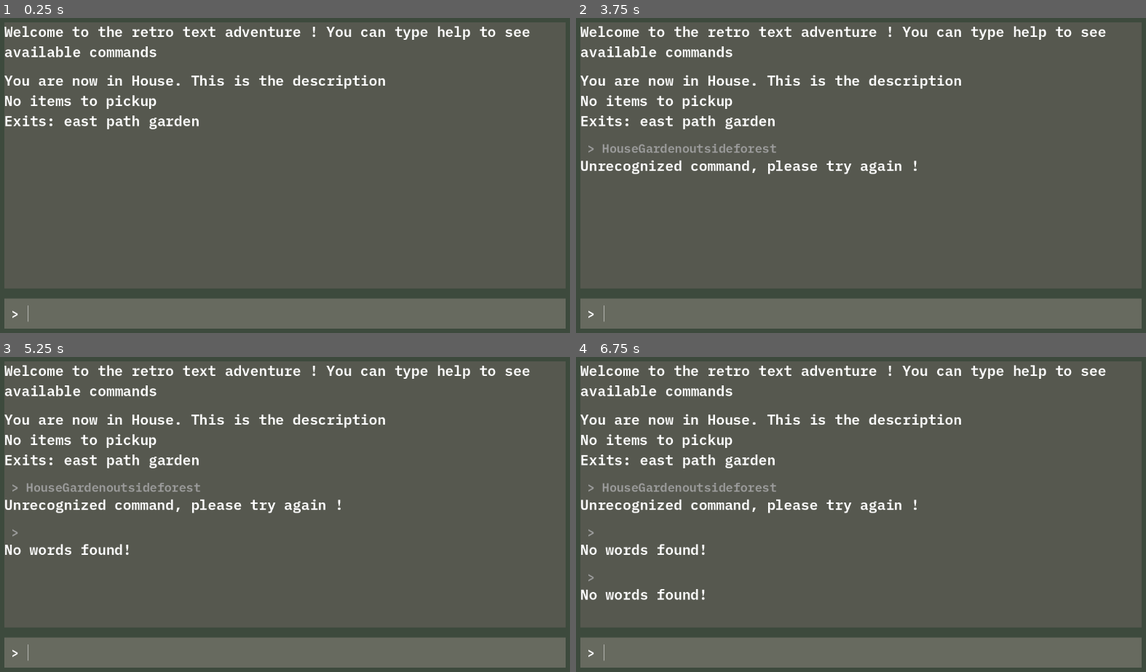
Above: before the commit, frames 1-4 (two rows, left to right).
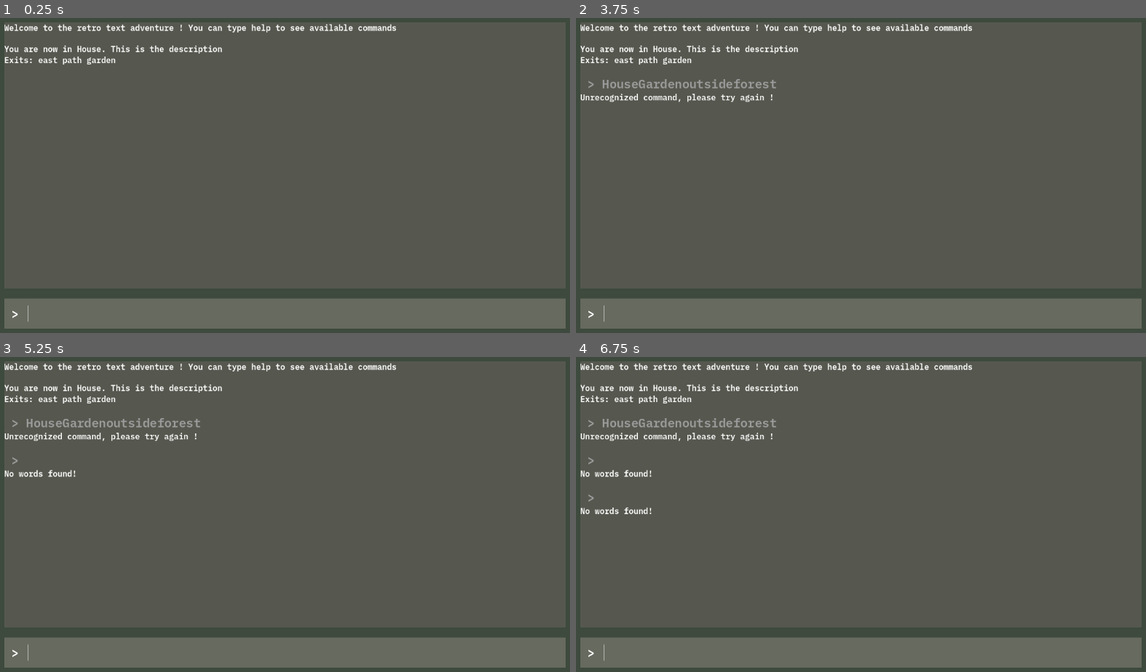
Above: after the commit, the same moments.

Repository: ginocarlo01/Kujira-Museum
Game: Godot game, scene res://scenes/game.tscn
The game is run twice, just before and just after one commit, with the same random seed, the same clock (stepped at 60 frames per second) and the same inputs.
Inputs (mouse positions are in pixels of both pictures, inside the frame that each line leads up to):
- Up to frame 1 (0.25 s): no input
- Up to frame 2 (3.75 s): click (872, 314) at 0.52 s; type "House" at 0.6 s; type "Garden" at 1.25 s; type "outside" at 2 s; type "forest" at 2.75 s; tap Enter at 3.5 s
- Up to frame 3 (5.25 s): tap Space at 4.25 s; tap Enter at 5 s
- Up to frame 4 (6.75 s): tap Space at 5.75 s; tap Enter at 6.5 s

The runs differ from the first frame. In frame 1, 4.0% of the frame differs, in the area x 0-93%, y 1-36%; in frame 2, 5.6%; in frame 3, 6.1%; in frame 4, 6.5%, in the area x 0-93%, y 1-78%.

Commit message:
NPCs

Diff:
--- /dev/null
+++ b/Items/guard_sword.tres
@@ -0,0 +1,9 @@
+[gd_resource type="Resource" script_class="Item" load_steps=2 format=3 uid="uid://chetv7dkon64e"]
+
+[ext_resource type="Script" path="res://scripts/Item.gd" id="1_dhlrw"]
+
+[resource]
+script = ExtResource("1_dhlrw")
+item_name = "sword"
+item_type = 1
+use_value_description = "Use value description"
--- a/Items/key.tres
+++ b/Items/key.tres
@@ -4,5 +4,6 @@
 
 [resource]
 script = ExtResource("1_kkv0g")
-item_name = "Green Key"
+item_name = "Green_Key"
 item_type = 0
+use_value_description = "Use value description"
--- /dev/null
+++ b/NPCs/Guard.tres
@@ -0,0 +1,13 @@
+[gd_resource type="Resource" script_class="NPC" load_steps=4 format=3 uid="uid://b58vd8f4uag46"]
+
+[ext_resource type="Resource" uid="uid://chetv7dkon64e" path="res://Items/guard_sword.tres" id="1_m28ns"]
+[ext_resource type="Script" path="res://scripts/NPC.gd" id="1_yxsw7"]
+[ext_resource type="Resource" uid="uid://ceut34p8usg2" path="res://Items/key.tres" id="2_bw5eb"]
+
+[resource]
+script = ExtResource("1_yxsw7")
+npc_name = "Guard"
+initial_dialog = "Give me a sword and I will unlock the exit"
+post_quest_dialog = "Thanks ! Now you can pass through"
+quest_item = ExtResource("1_m28ns")
+reward_item = ExtResource("2_bw5eb")
--- /dev/null
+++ b/NPCs/Innkeeper.tres
@@ -0,0 +1,9 @@
+[gd_resource type="Resource" script_class="NPC" load_steps=2 format=3 uid="uid://dt8nop6f56tnw"]
+
+[ext_resource type="Script" path="res://scripts/NPC.gd" id="1_30ugc"]
+
+[resource]
+script = ExtResource("1_30ugc")
+npc_name = "Innkeeper"
+initial_dialog = "Hi traveler, if you want to get a key, give me my sword"
+post_quest_dialog = ""
--- a/room.gd
+++ b/room.gd
@@ -7,6 +7,7 @@
 @export_multiline var room_description := "This is the description" : set = set_room_description
 
 var exits : Dictionary = {}
+var npcs : Array = []
 var items : Array = []
 
 func set_room_name(new_name : String):
@@ -23,23 +24,37 @@
 func remove_item(item: Item):
 	items.erase(item)
 
+func add_npc(npc: NPC):
+	npcs.append(npc)
+
+func remove_npc(npc: NPC):
+	npcs.erase(npc)
+
 func get_full_description() -> String:
-	var descriptions = PackedStringArray([
-		get_room_description(),
-		get_items(),
-		get_exits()
-	])
+	var full_description = PackedStringArray([get_room_description()])
+	# NPCs :
+	var npcs_description = get_npcs_description()
+	if npcs_description != "":
+		full_description.append(npcs_description)
+	# Items :
+	var items_description = get_items_description()
+	if items_description != "":
+		full_description.append(items_description)
+	# Items :
+	var exits_description = get_exits_description()
+	if exits_description != "":
+		full_description.append(exits_description)
 
-	var full_description = "\n".join(descriptions)
+	var full_description_string = "\n".join(full_description)
 
-	return full_description
+	return full_description_string
 
 func get_room_description() -> String:
 	return "You are now in " + room_name + ". " + room_description
 
-func get_items() -> String:
+func get_items_description() -> String:
 	if items.size() == 0:
-		return "No items to pickup"
+		return ""
 
 	var all_items = ""
 
@@ -50,7 +65,23 @@
 
 	return "Items: " + all_items
 
-func get_exits() -> String:
+func get_npcs_description() -> String:
+	if npcs.size() == 0:
+		return ""
+
+	var all_npcs = ""
+
+	for i in npcs:
+		if all_npcs != "":
+			all_npcs += ", "
+		all_npcs += i.npc_name
+
+	return "NPCs: " + all_npcs
+
+func get_exits_description() -> String:
+	if exits.keys().size() == 0:
+		return ""
+
 	return "Exits: " + " ".join(PackedStringArray(exits.keys()))
 
 func lock_exit(direction : String, room):
--- a/room_manager.gd
+++ b/room_manager.gd
@@ -2,9 +2,20 @@
 
 func _ready() -> void:
 	# KEYS :
-	var key = Item.new()
-	key.initialize("Blue_Key", Types.ItemTypes.KEY)
-	key.use_value = $OutsideRoom
+	#var key = Item.new()
+	#key.initialize("Blue_Key", Types.ItemTypes.KEY)
+	var key = load_item("key")
+	key.set_use_value($OutsideRoom, "You can use it to go outside")
+
+	var guard_sword = load_item("guard_sword")
+	guard_sword.set_use_value($OutsideRoom, "You can use it to go outside")
+
+	# NPCs:
+	var innkeeper = load_npc("Innkeeper")
+	var guard = load_npc("Guard")
+
+	# Garden :
+	$Garden.add_item(guard_sword)
 
 	# HOUSE :
 	$House.connect_exit("east", $OutsideRoom)
@@ -12,11 +23,22 @@
 	$House.connect_exit("garden", $Garden,"gate")
 
 	# OUTSIDE:
-	$OutsideRoom.add_item(key)
+	#$OutsideRoom.add_item(key)
+	$OutsideRoom.add_npc(guard)
 	$OutsideRoom.connect_exit("north", $ShedRoom)
 	$OutsideRoom.lock_exit("north", $OutsideRoom)
 	$OutsideRoom.connect_exit("east", $Forest)
 
 	# FOREST:
 	$Forest.connect_exit("south", $EndPath)
+	$Forest.lock_exit("south", $Forest)
 	$Forest.connect_exit("inside", $SmallHouse)
+
+	# SMALL HOUSE:
+	$SmallHouse.add_npc(innkeeper)
+
+func load_item(item_name : String):
+	return load("res://Items/" + item_name + ".tres")
+
+func load_npc(npc_name : String):
+	return load("res://NPCs/" + npc_name + ".tres")
--- a/scenes/command_processor.gd
+++ b/scenes/command_processor.gd
@@ -32,6 +32,10 @@
 			return drop(second_word)
 		"use":
 			return use(second_word, third_word)
+		"give":
+			return give(second_word, third_word)
+		"talk":
+			return talk(second_word)
 		"help":
 			return help()
 		"inventory":
@@ -99,15 +103,47 @@
 				_:
 					return "This is not a valid item"
 
+	return "This is not a valid item from your inventory."
 
+func give(second_word : String, third_word : String) -> String:
+	if second_word == "":
+		return "Give what?"
+
+	if third_word == "":
+		return "To whom?"
+
+	for i in player.inventory:
+		if second_word.to_lower() == i.item_name.to_lower():
+			for npc in current_room.npcs:
+				if third_word.to_lower() == npc.npc_name.to_lower():
+					if npc.quest_item.item_name.to_lower() == i.item_name.to_lower():
+						npc.receive_quest_item()
+						player.drop_item(i)
+						var reward : Item = npc.give_reward_to_player()
+						player.take_item(reward)
+						return "You give %s to %s and have received %s as a reward!" % [second_word, third_word, reward.item_name]
+					else:
+						return "This person doesn't need this item"
+
+			return "There no person with this name in this room"
 
 	return "This is not a valid item from your inventory."
+
+func talk(second_word : String) -> String:
+	if second_word == "":
+		return "Talk to whom?"
+
+	for npc in current_room.npcs:
+		if second_word.to_lower() == npc.npc_name.to_lower():
+			return npc.npc_name + ": \"" + npc.get_dialog() + "\""
+
+	return "That person is not in this room."
 
 func inventory() -> String:
 	return player.get_inventory()
 
 func help() -> String:
-	return "You can use these commands: go [location], take [item], drop [item], use [item][direction], inventory, help"
+	return "You can use these commands: go [location], take [item], drop [item], use [item] [direction], talk [npc], give [item] [npc],inventory, help"
 
 func change_room(new_room : Room) -> String:
 	current_room = new_room
--- a/scenes/game.tscn
+++ b/scenes/game.tscn
@@ -7,12 +7,10 @@
 [ext_resource type="Script" path="res://scenes/command_processor.gd" id="2_es8au"]
 [ext_resource type="Script" path="res://room_manager.gd" id="3_5j5y6"]
 [ext_resource type="PackedScene" uid="uid://currxaw7xo502" path="res://scenes/room.tscn" id="3_66d0a"]
+[ext_resource type="PackedScene" uid="uid://d2bdos3uc656x" path="res://scenes/game_info.tscn" id="6_dbgmv"]
 
 [sub_resource type="StyleBoxFlat" id="StyleBoxFlat_jjdsp"]
 bg_color = Color(0.0666667, 0.266667, 0.0666667, 0.266667)
-
-[sub_resource type="StyleBoxFlat" id="StyleBoxFlat_dls55"]
-bg_color = Color(0.336497, 0.346106, 0.308281, 1)
 
 [sub_resource type="StyleBoxFlat" id="StyleBoxFlat_lcsjt"]
 bg_color = Color(0.405241, 0.414107, 0.374296, 1)
@@ -30,7 +28,6 @@
 grow_horizontal = 2
 grow_vertical = 2
 script = ExtResource("1_ox0k4")
-max_lines_remembered = 5
 
 [node name="Player" type="Node" parent="."]
 script = ExtResource("2_2mk6h")
@@ -116,20 +113,8 @@
 layout_mode = 2
 theme_override_constants/separation = 20
 
-[node name="GameInfo" type="PanelContainer" parent="Background/MarginContainer/Rows"]
+[node name="GameInfo" parent="Background/MarginContainer/Rows" instance=ExtResource("6_dbgmv")]
 layout_mode = 2
-size_flags_vertical = 3
-theme_override_styles/panel = SubResource("StyleBoxFlat_dls55")
-
-[node name="Scroll" type="ScrollContainer" parent="Background/MarginContainer/Rows/GameInfo"]
-layout_mode = 2
-horizontal_scroll_mode = 0
-
-[node name="HistoryRows" type="VBoxContainer" parent="Background/MarginContainer/Rows/GameInfo/Scroll"]
-layout_mode = 2
-size_flags_horizontal = 3
-size_flags_vertical = 3
-theme_override_constants/separation = 20
 
 [node name="InputArea" type="PanelContainer" parent="Background/MarginContainer/Rows"]
 custom_minimum_size = Vector2(0, 60)
--- /dev/null
+++ b/scenes/game_info.tscn
@@ -0,0 +1,21 @@
+[gd_scene load_steps=3 format=3 uid="uid://d2bdos3uc656x"]
+
+[ext_resource type="Script" path="res://scripts/game_info.gd" id="1_j35b5"]
+
+[sub_resource type="StyleBoxFlat" id="StyleBoxFlat_dls55"]
+bg_color = Color(0.336497, 0.346106, 0.308281, 1)
+
+[node name="GameInfo" type="PanelContainer"]
+size_flags_vertical = 3
+theme_override_styles/panel = SubResource("StyleBoxFlat_dls55")
+script = ExtResource("1_j35b5")
+
+[node name="Scroll" type="ScrollContainer" parent="."]
+layout_mode = 2
+horizontal_scroll_mode = 0
+
+[node name="HistoryRows" type="VBoxContainer" parent="Scroll"]
+layout_mode = 2
+size_flags_horizontal = 3
+size_flags_vertical = 3
+theme_override_constants/separation = 20
--- a/scenes/input_response.tscn
+++ b/scenes/input_response.tscn
@@ -4,12 +4,19 @@
 [ext_resource type="PackedScene" uid="uid://c2yalhval7dis" path="res://scenes/input_history.tscn" id="2_bv02p"]
 [ext_resource type="PackedScene" uid="uid://c08gthf74m502" path="res://scenes/response.tscn" id="3_bcfgu"]
 
-[node name="InputResponse" type="VBoxContainer"]
-theme_override_constants/separation = 0
+[node name="InputResponse" type="MarginContainer"]
+offset_top = 1844.0
+offset_right = 1.0
+offset_bottom = 1844.0
+theme_override_constants/margin_right = 5
 script = ExtResource("1_5o5xw")
 
-[node name="InputHistory" parent="." instance=ExtResource("2_bv02p")]
+[node name="Rows" type="VBoxContainer" parent="."]
+layout_mode = 2
+theme_override_constants/separation = 0
+
+[node name="InputHistory" parent="Rows" instance=ExtResource("2_bv02p")]
 layout_mode = 2
 
-[node name="Response" parent="." instance=ExtResource("3_bcfgu")]
+[node name="Response" parent="Rows" instance=ExtResource("3_bcfgu")]
 layout_mode = 2
--- a/scenes/response.tscn
+++ b/scenes/response.tscn
@@ -1,9 +1,13 @@
-[gd_scene load_steps=2 format=3 uid="uid://c08gthf74m502"]
+[gd_scene load_steps=3 format=3 uid="uid://c08gthf74m502"]
 
 [ext_resource type="FontFile" uid="uid://cittna8qf0imp" path="res://fonts/IBMPlexMono-SemiBold.ttf" id="1_2aojf"]
+[ext_resource type="FontFile" uid="uid://davubpwtd4k6c" path="res://fonts/IBMPlexMono-SemiBoldItalic.ttf" id="2_4jfwx"]
 
-[node name="Response" type="Label"]
-theme_override_fonts/font = ExtResource("1_2aojf")
-theme_override_font_sizes/font_size = 28
+[node name="Response" type="RichTextLabel"]
+offset_right = 1.0
+offset_bottom = 797.0
+theme_override_fonts/normal_font = ExtResource("1_2aojf")
+theme_override_fonts/italics_font = ExtResource("2_4jfwx")
+bbcode_enabled = true
 text = "This is the response"
-autowrap_mode = 3
+fit_content = true
--- a/scripts/Item.gd
+++ b/scripts/Item.gd
@@ -5,7 +5,13 @@
 @export var item_type := Types.ItemTypes.KEY
 
 var use_value = null
+@export var use_value_description := "Use value description"
 
-func initialize(item_name: String, item_type : Types.ItemTypes):
+func initialize(item_name: String, item_type : Types.ItemTypes, use_value):
 	self.item_name = item_name
 	self.item_type = item_type
+	self.use_value = use_value
+
+func set_use_value(use_value, use_value_description : String):
+	self.use_value = use_value
+	self.use_value_description = use_value_description
--- /dev/null
+++ b/scripts/NPC.gd
@@ -0,0 +1,25 @@
+extends Resource
+class_name NPC
+
+@export var npc_name = "NPC name"
+@export_multiline var initial_dialog = ""
+@export_multiline var post_quest_dialog = ""
+
+@export var quest_item : Item
+@export var reward_item : Item
+
+var has_received_quest_item := false
+
+func get_dialog() -> String:
+	if !has_received_quest_item:
+		return initial_dialog
+	else:
+		return post_quest_dialog
+
+func receive_quest_item():
+	has_received_quest_item = true
+
+func give_reward_to_player() -> Item:
+	if reward_item == null:
+		printerr("No reward item defined!")
+	return reward_item
--- a/scripts/game.gd
+++ b/scripts/game.gd
@@ -1,48 +1,20 @@
 extends Control
 
-const Response = preload("res://scenes/response.tscn")
-const InputResponse = preload("res://scenes/input_response.tscn")
-
-@onready var history_rows = $Background/MarginContainer/Rows/GameInfo/Scroll/HistoryRows
 #On Ready Garante que só vai ser acessado se o objeto já foi iniciado
+@onready var game_info = $Background/MarginContainer/Rows/GameInfo
 @onready var command_processor = $CommandProcessor
 @onready var room_manager = $RoomManager
-@onready var scroll = $Background/MarginContainer/Rows/GameInfo/Scroll
 @onready var player = $Player
-@onready var scrollbar = scroll.get_v_scroll_bar()
-
-@export var max_lines_remembered := 30
 
 func _ready() -> void:
-	scrollbar.changed.connect(handle_scrollbar_changed)
+	game_info.create_response("Welcome to the retro text adventure ! You can type help to see available commands")
 
-	create_response("Welcome to the retro text adventure ! You can type help to see available commands")
+	var starting_room_response =  command_processor.initialize(room_manager.get_child(0), player)
+	game_info.create_response(starting_room_response)
 
-	#command_processor.response_generated.connect(handle_response_generated)
-	var starting_room_response =  command_processor.initialize(room_manager.get_child(0), player)
-	create_response(starting_room_response)
-
-func handle_scrollbar_changed():
-	scroll.scroll_vertical = scrollbar.max_value
-
-func _on_input_text_submitted(new_text: String) -> void:
-	if new_text.is_empty():
+func _on_input_text_submitted(input_text: String) -> void:
+	if input_text.is_empty():
 		return
 
-	var response = command_processor.process_command(new_text)
-	var input_response = InputResponse.instantiate()
-	input_response.set_text(new_text, response)
-	add_response_to_history(input_response)
-
-func create_response(response_text : String):
-	var response = Response.instantiate()
-	response.text = response_text
-	add_response_to_history(response)
-
-func add_response_to_history(response: Control):
-	history_rows.add_child(response)
-	delete_history_beyond_limit()
-
-func delete_history_beyond_limit():
-	if history_rows.get_child_count() > max_lines_remembered:
-		history_rows.get_children()[0].queue_free()
+	var response = command_processor.process_command(input_text)
+	game_info.create_response_with_input(response, input_text)
--- /dev/null
+++ b/scripts/game_info.gd
@@ -0,0 +1,37 @@
+# Responsible for handling how things are displayed
+
+extends PanelContainer
+
+@onready var scroll = $Scroll
+@onready var scrollbar = scroll.get_v_scroll_bar()
+@onready var history_rows = $Scroll/HistoryRows
+
+@export var max_lines_remembered := 30
+
+const INPUT_RESPONSE = preload("res://scenes/input_response.tscn")
+
+func _ready() -> void:
+	scrollbar.changed.connect(_handle_scrollbar_changed)
+
+# Public Functions:
+func create_response(response_text : String):
+	var response = INPUT_RESPONSE.instantiate()
+	_add_response_to_history(response)
+	response.set_text(response_text)
+
+func create_response_with_input(response_text : String, input_text : String):
+	var input_response = INPUT_RESPONSE.instantiate()
+	_add_response_to_history(input_response)
+	input_response.set_text(response_text, input_text)
+
+# Private Functions:
+func _handle_scrollbar_changed():
+	scroll.scroll_vertical = scrollbar.max_value
+
+func _delete_history_beyond_limit():
+	if history_rows.get_child_count() > max_lines_remembered:
+		history_rows.get_children()[0].queue_free()
+
+func _add_response_to_history(response: Control):
+	history_rows.add_child(response)
+	_delete_history_beyond_limit()
--- a/scripts/globals/Types.gd
+++ b/scripts/globals/Types.gd
@@ -2,4 +2,15 @@
 
 enum ItemTypes {
 	KEY,
+	QUEST_ITEM
 }
+
+const COLOR_NPC = Color("#ff9a94")
+const COLOR_ITEM = Color("#94b9ff")
+const COLOR_SPEECH = Color("#c3ff94")
+const COLOR_LOCATION = Color("#faff94")
+const COLOR_SYSTEM = Color("#ffd394")
+
+func wrap_system_text(text : String) -> String:
+
+	return "[color=%s]%s[/color]"
--- a/scripts/input_response.gd
+++ b/scripts/input_response.gd
@@ -1,5 +1,12 @@
-extends VBoxContainer
+extends MarginContainer
 
-func set_text(input : String, response : String):
-	$InputHistory.text = " > " + input
-	$Response.text = response
+@onready var input_label = $Rows/InputHistory
+@onready var response_label = $Rows/Response
+
+func set_text(response : String, input : String = ""):
+	if input == "":
+		input_label.queue_free()
+	else:
+		input_label.text = " > " + input
+
+	response_label.text = response
